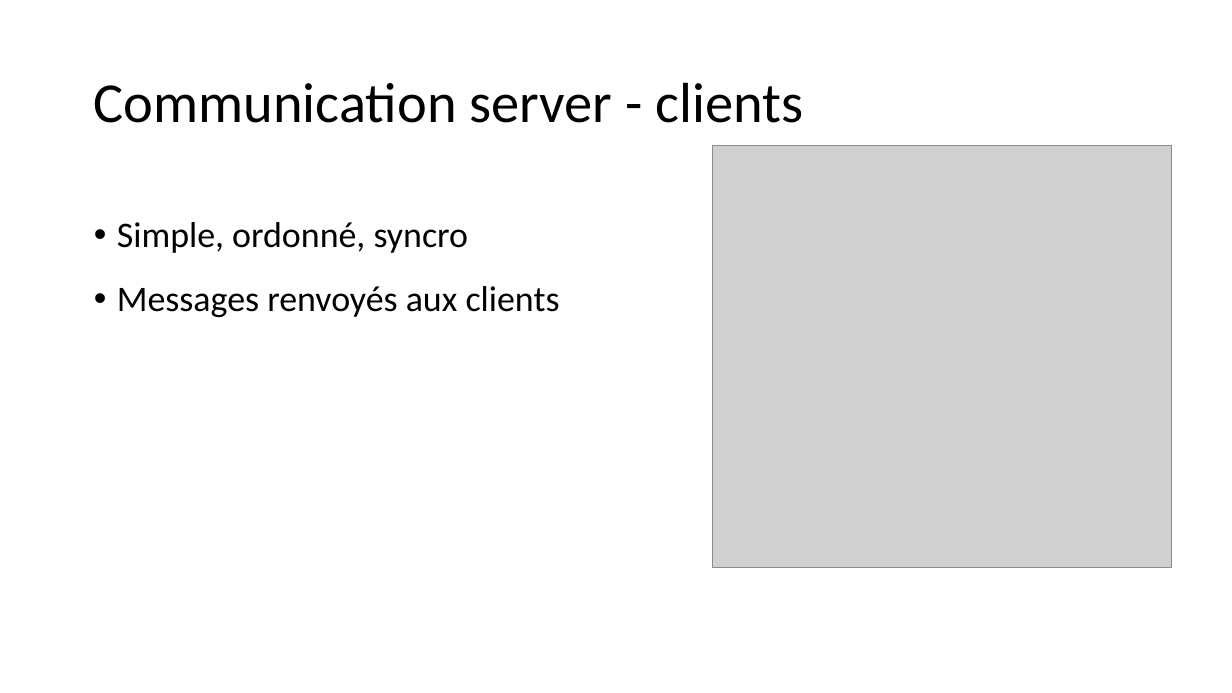
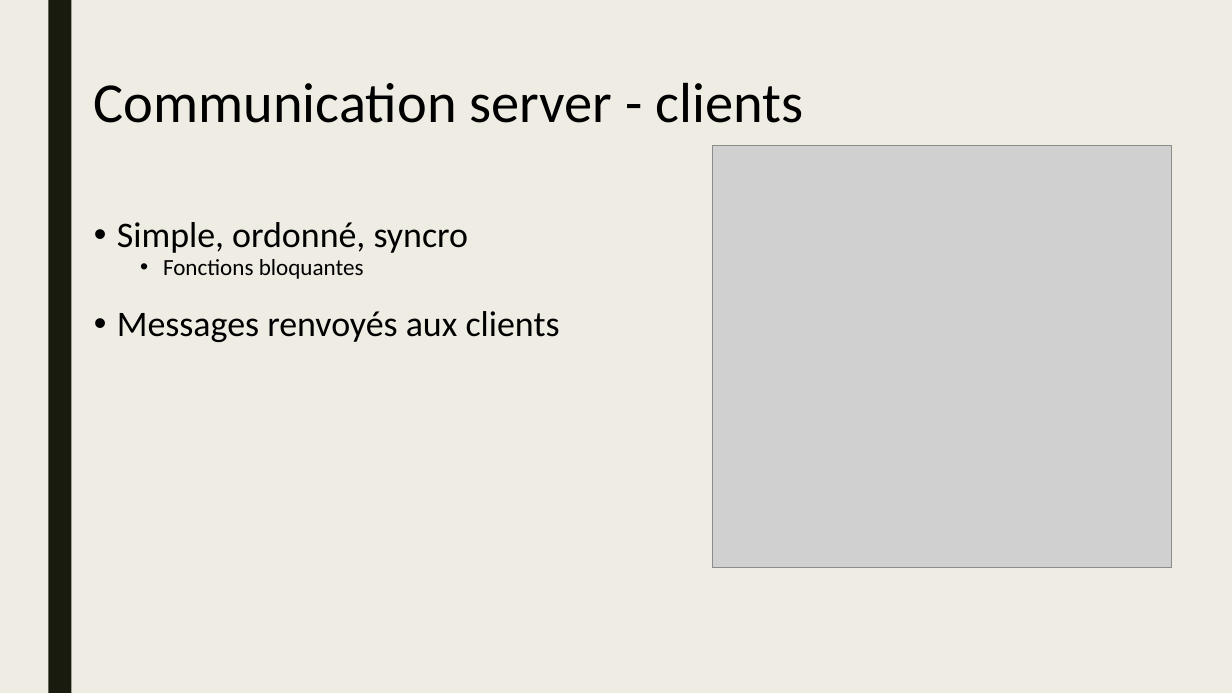
Before and after one commit to inefix/Key-Value-Store, a slide deck: slide 7 of presentation/KVS_presentation.pptx (slide 8 before the commit). Drawn at 1232x693 pixels with LibreOffice and Linux fonts; fonts in the diff are those of the drawing; grey boxes stand for pictures. Boxes give left, top, right and bottom in pixels: in the first picture for what was removed or moved away, otherwise in the second. Text is boxed around its words. In the diff, an @@ line names an element or a change of style, - is before the commit and + after.

```diff
--- a/presentation/KVS_presentation.pptx
+++ b/presentation/KVS_presentation.pptx
@@ background #FFFFFF to #EFEDE3 @@
@@ rectangle added at (48, 0, 71, 693), fill #191B0E @@
@@ text at (163, 259, 364, 279): paragraph added @@
+  • Fonctions bloquantes
```
Also in this commit, not shown: 11 other slides changed, 2 slides added, 2 slides removed.
